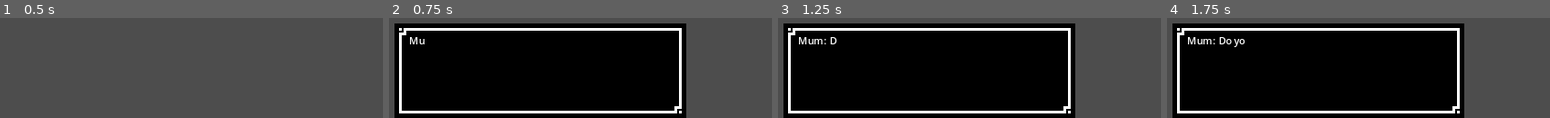
Above: before the commit, frames 1-4 (left to right).
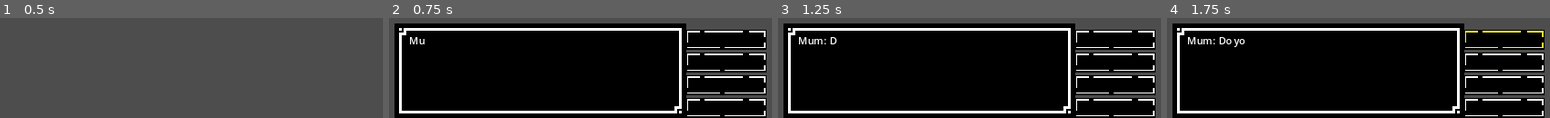
Above: after the commit, the same moments.

Repository: Ch3ster8/Assignment_1
Game: Godot game, scene res://Test.tscn
Two runs of this game, one before a commit and one after it. Both use one fixed random seed, a clock stepped at 60 frames per second and the inputs below.
Inputs (mouse positions are in pixels of both pictures, inside the frame that each line leads up to):
- Up to frame 1 (0.5 s): no input
- Up to frame 2 (0.75 s): tap Enter at 0.5 s; tap E (e) at 0.6 s
- Up to frame 3 (1.25 s): no input
- Up to frame 4 (1.75 s): click (1504, 40) at 1.27 s

Frame 1 is identical in both runs. In frame 2, 17% of the frame differs, in the area x 77-99%, y 11-100%; in frame 3, 17%; in frame 4, 17%.

Commit message:
Created Buttons

Diff:
--- a/Scene/dialogue_scene.tscn
+++ b/Scene/dialogue_scene.tscn
@@ -1,7 +1,10 @@
-[gd_scene load_steps=3 format=3 uid="uid://bmf1kbflnlb7x"]
+[gd_scene load_steps=6 format=3 uid="uid://bmf1kbflnlb7x"]
 
 [ext_resource type="Script" path="res://Script/dialogue_scene.gd" id="1_f46np"]
 [ext_resource type="Texture2D" uid="uid://c7wgdaoijb7e" path="res://Assets/Personal/TextBackround.png" id="2_mlsoj"]
+[ext_resource type="Texture2D" uid="uid://dwlo10hsvv45p" path="res://Assets/Personal/ButtonBackround.png" id="3_rj4fo"]
+[ext_resource type="Texture2D" uid="uid://m0djx0ok4v53" path="res://Assets/Personal/ButtonBackround_Selected.png" id="4_hceem"]
+[ext_resource type="Texture2D" uid="uid://i1lm0eb6e5jw" path="res://Assets/Personal/ButtonBackround_Hovered.png" id="5_ua3yj"]
 
 [node name="DialogueScene" type="CanvasLayer" node_paths=PackedStringArray("label")]
 script = ExtResource("1_f46np")
@@ -33,3 +36,53 @@
 grow_horizontal = 2
 grow_vertical = 0
 autowrap_mode = 3
+
+[node name="VFlowContainer" type="VFlowContainer" parent="."]
+anchors_preset = 3
+anchor_left = 1.0
+anchor_top = 1.0
+anchor_right = 1.0
+anchor_bottom = 1.0
+offset_left = -346.0
+offset_top = -648.0
+grow_horizontal = 0
+grow_vertical = 0
+alignment = 2
+
+[node name="TextureButton" type="TextureButton" parent="VFlowContainer"]
+custom_minimum_size = Vector2(127, 32)
+layout_mode = 2
+focus_neighbor_top = NodePath("../TextureButton4")
+texture_normal = ExtResource("3_rj4fo")
+texture_pressed = ExtResource("4_hceem")
+texture_hover = ExtResource("5_ua3yj")
+texture_focused = ExtResource("5_ua3yj")
+stretch_mode = 4
+
+[node name="TextureButton2" type="TextureButton" parent="VFlowContainer"]
+custom_minimum_size = Vector2(127, 32)
+layout_mode = 2
+texture_normal = ExtResource("3_rj4fo")
+texture_pressed = ExtResource("4_hceem")
+texture_hover = ExtResource("5_ua3yj")
+texture_focused = ExtResource("5_ua3yj")
+stretch_mode = 4
+
+[node name="TextureButton3" type="TextureButton" parent="VFlowContainer"]
+custom_minimum_size = Vector2(127, 32)
+layout_mode = 2
+texture_normal = ExtResource("3_rj4fo")
+texture_pressed = ExtResource("4_hceem")
+texture_hover = ExtResource("5_ua3yj")
+texture_focused = ExtResource("5_ua3yj")
+stretch_mode = 4
+
+[node name="TextureButton4" type="TextureButton" parent="VFlowContainer"]
+custom_minimum_size = Vector2(127, 32)
+layout_mode = 2
+focus_neighbor_bottom = NodePath("../TextureButton")
+texture_normal = ExtResource("3_rj4fo")
+texture_pressed = ExtResource("4_hceem")
+texture_hover = ExtResource("5_ua3yj")
+texture_focused = ExtResource("5_ua3yj")
+stretch_mode = 4
Binary file added: Assets/Personal/ButtonBackround.png
Not shown, added: Assets/Personal/ButtonBackround.png.import
Binary file added: Assets/Personal/ButtonBackround_Hovered.png
Not shown, added: Assets/Personal/ButtonBackround_Hovered.png.import
Binary file added: Assets/Personal/ButtonBackround_Selected.png
Not shown, added: Assets/Personal/ButtonBackround_Selected.png.import
